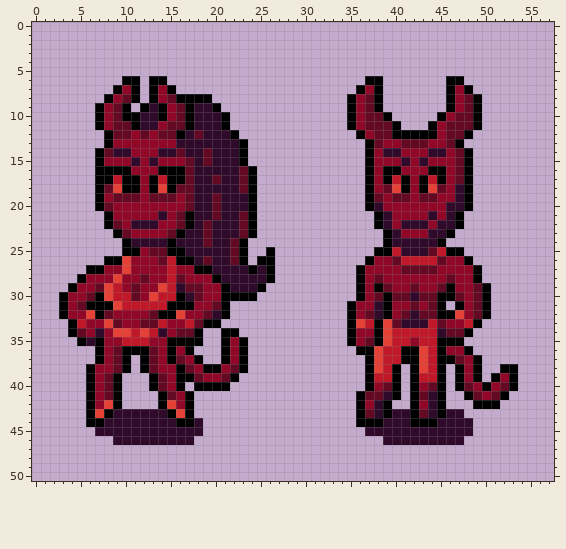
One commit to this pixel-art sprite: Succubus/Sprites/Characters.png. That is the earlier state.
The file is 58x51 pixels.
And afterwards:
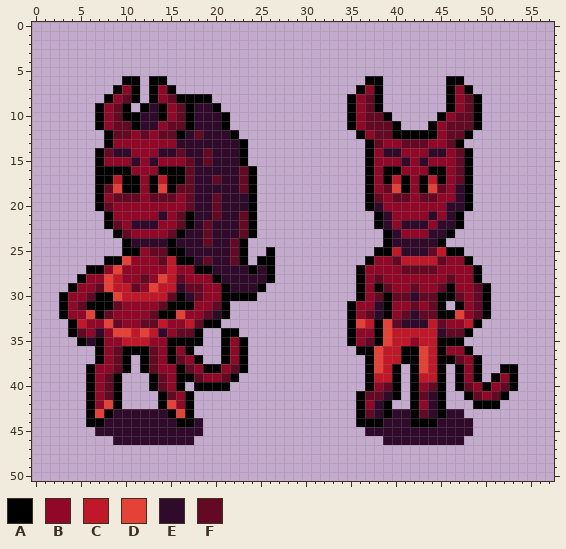
Palette (. is transparent): A #000000  B #910728  C #c01828  D #e64137  E #300a2b  F #640924
Edits made:
Changed rows in their new state; - is an unchanged pixel.
first column x 8:
27 -DB-----
28 DC----D-
29 --C--DC-
30 AD-CCC-F
31 -FBBBBF-
Boxes around the changes in both pictures, in picture pixels (x1, y1, x2, y2):
changed: (104, 265, 176, 310)
